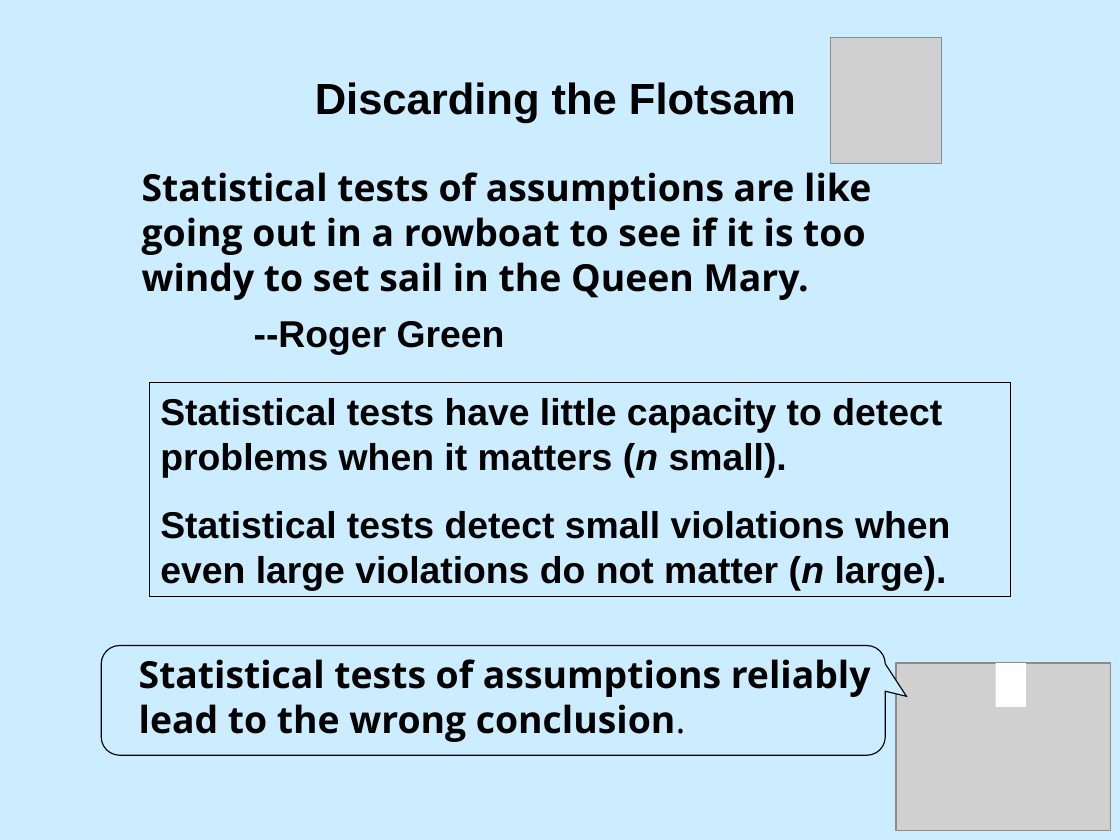
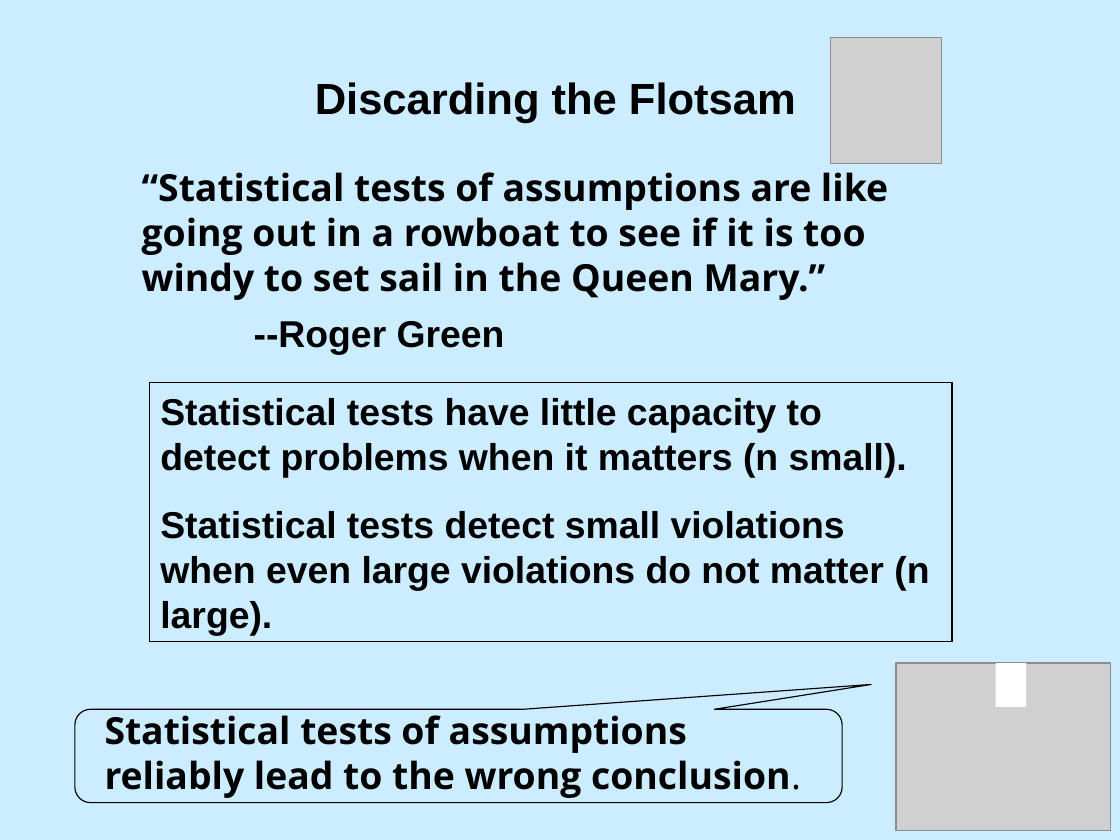
Before and after one commit to DavidCSchneider/StatisticalScience, a slide deck: slide 29 of LNotes/Pt1/Ch1_1.ppt (slide 27 before the commit). Drawn at 1120x840 pixels with LibreOffice and Linux fonts; fonts in the diff are those of the drawing; grey boxes stand for pictures. Boxes give left, top, right and bottom in pixels: in the first picture for what was removed or moved away, otherwise in the second. Text is boxed around its words. In the diff, an @@ line names an element or a change of style, - is before the commit and + after.

```diff
--- a/LNotes/Pt1/Ch1_1.ppt
+++ b/LNotes/Pt1/Ch1_1.ppt
@@ text at (142, 172, 888, 300): text changed @@
-Statistical tests of assumptions are like going out in a rowboat to see if it is too windy to set sail in the Queen Mary.
+“Statistical tests of assumptions are like going out in a rowboat to see if it is too windy to set sail in the Queen Mary.”
@@ rectangle "Statistical tests have little capacity ...": place and size @@
-rectangle "Statistical tests have little capacity ..." at (149, 383, 1010, 597)
+rectangle "Statistical tests have little capacity ..." at (149, 383, 952, 642)
@@ rectangle "Statistical tests have little capacity ..." at (149, 383, 952, 642): italic off in "(n", "(n" @@
@@ rounded speech box: place and size @@
-rounded speech box at (101, 645, 885, 755)
+rounded speech box at (75, 709, 842, 802)
@@ rounded speech box at (75, 709, 842, 802): proportions changed @@
@@ text "Statistical tests of assumptions reliably ..." rewrapped from (139, 659, 871, 742) to (105, 715, 801, 798) @@
```
Also in this commit, not shown: 28 other slides changed, 6 slides added, 4 slides removed, 3 other files.
